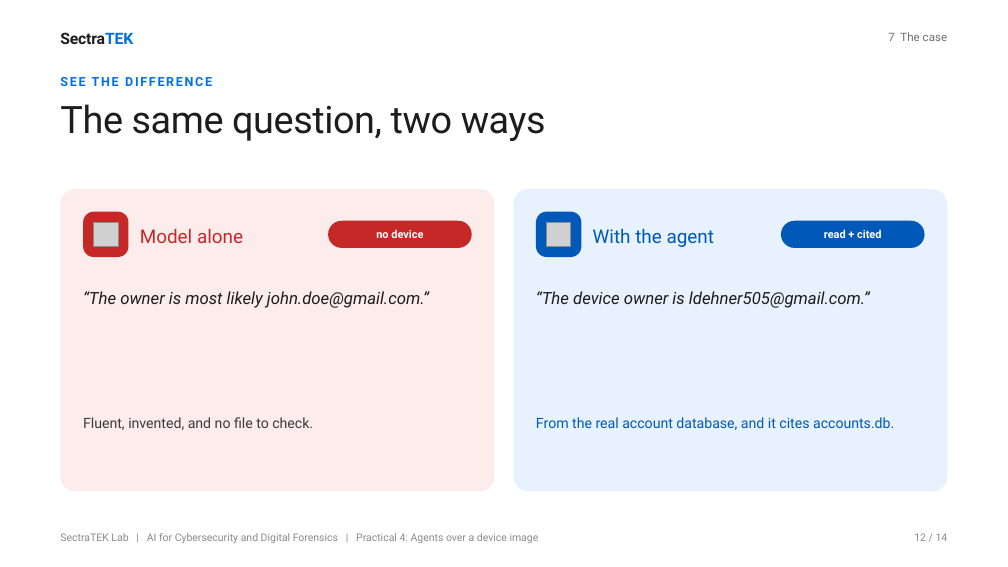
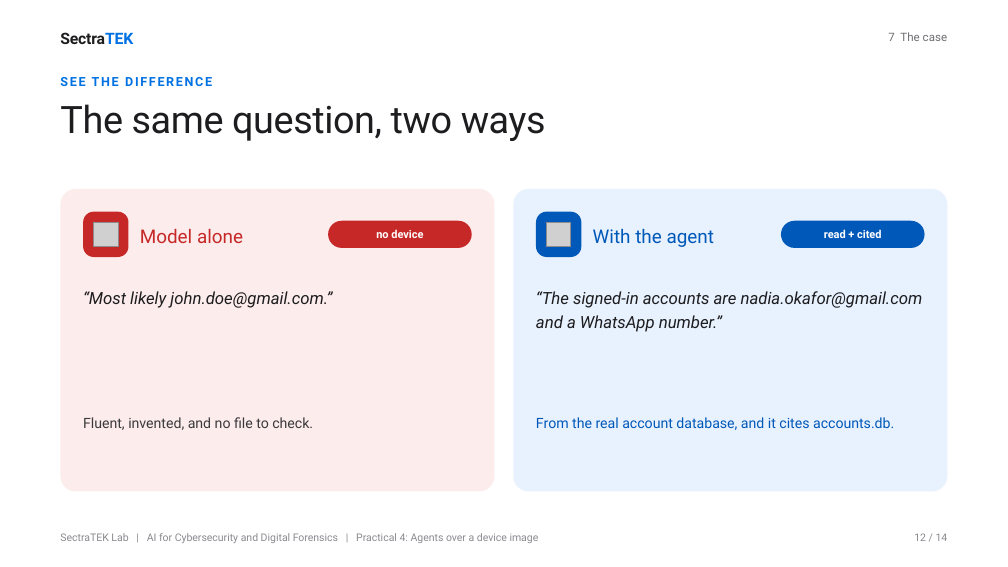
Before and after one commit to danjethh/sectratek-AI-Lab, a slide deck: slide 12 of df_llm_labs/lab4_qwen/slides/SectraTEK_Practical4_Agent.pptx. Drawn at 1008x567 pixels with LibreOffice and Linux fonts; fonts in the diff are those of the drawing; grey boxes stand for pictures. Boxes give left, top, right and bottom in pixels: in the first picture for what was removed or moved away, otherwise in the second. Text is boxed around its words. In the diff, an @@ line names an element or a change of style, - is before the commit and + after.

```diff
--- a/df_llm_labs/lab4_qwen/slides/SectraTEK_Practical4_Agent.pptx
+++ b/df_llm_labs/lab4_qwen/slides/SectraTEK_Practical4_Agent.pptx
@@ text at (83,291,332,308): text changed @@
-“The owner is most likely john.doe@gmail.com.”
+“Most likely john.doe@gmail.com.”
@@ text at (536,291,923,332): text changed @@
-“The device owner is ldehner505@gmail.com.”
+“The signed-in accounts are nadia.okafor@gmail.com and a WhatsApp number.”
```
Also in this commit, not shown: 3 other slides changed, 13 other files.
